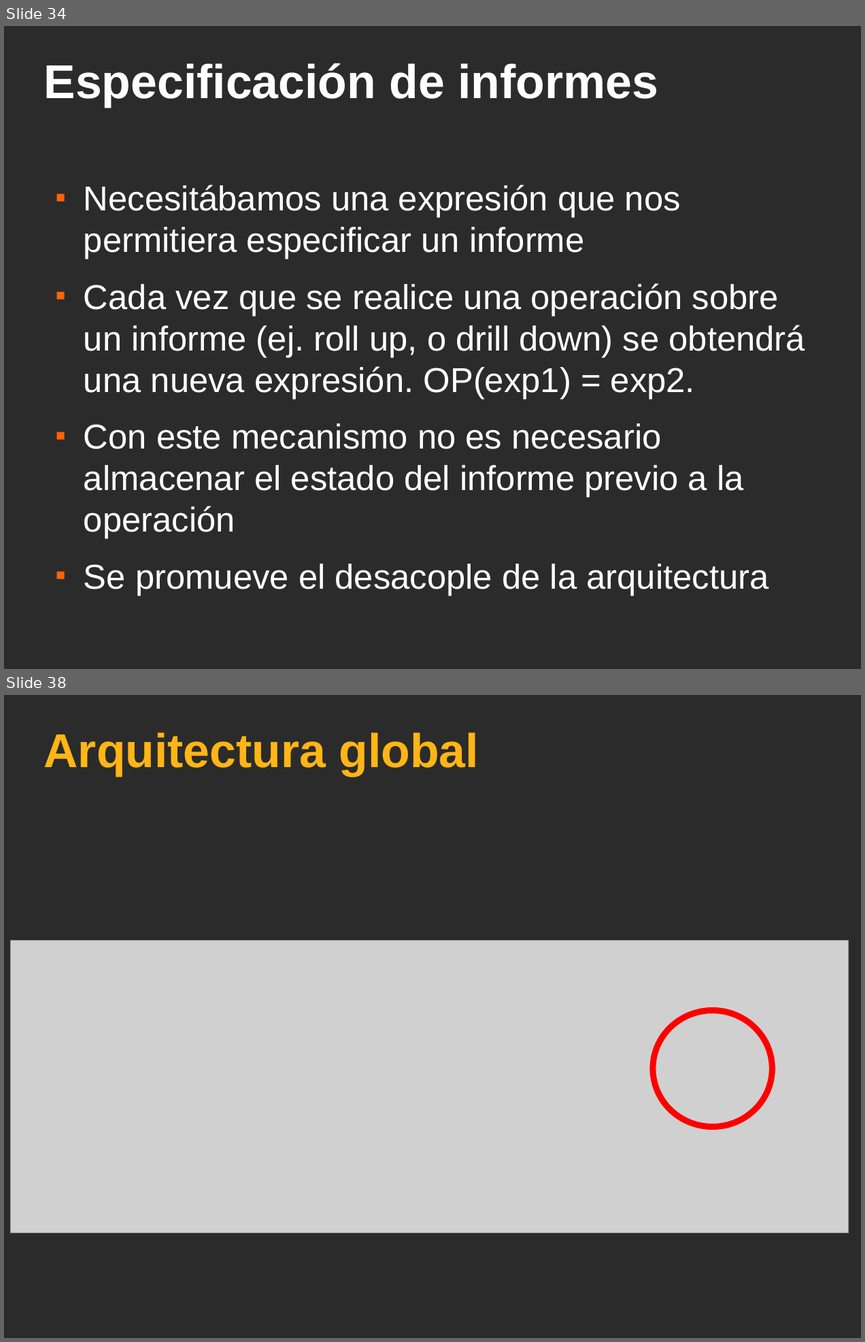
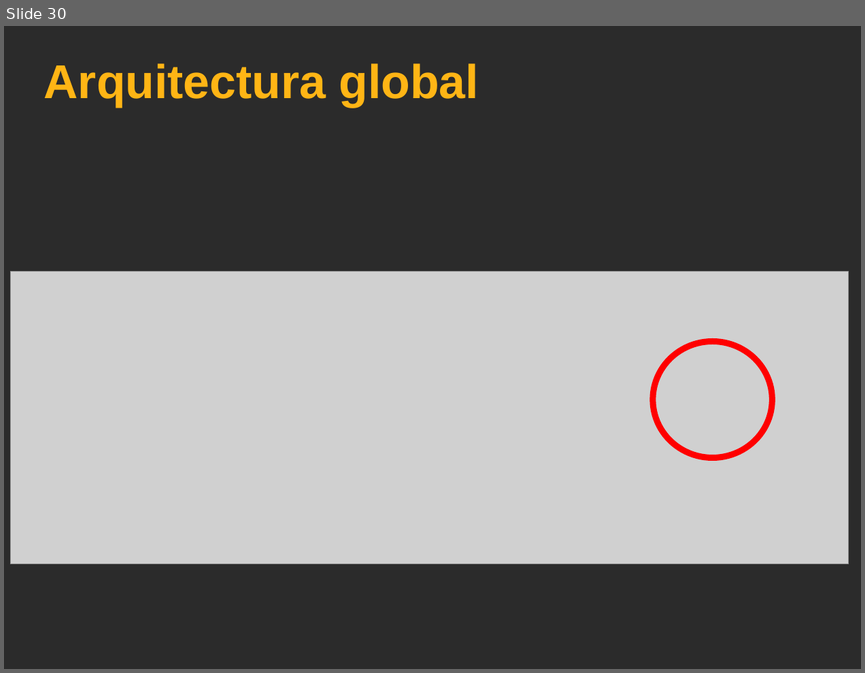
Before and after one commit to ervin45/proyectofinal, a slide deck: doc/material_para_la_catedra/presentacion_final/presentacion_final.odp. Shown one above the other, each under a label of ours: slides 34 and 38 before the commit, slide 30 after it; the slides between them are not shown. The pictures are 865x1342 and 865x673 pixels, drawn with LibreOffice and Linux fonts; fonts in the diff are those of the drawing; grey boxes stand for pictures; background and template pictures are left out; a plain dark background stands for a picture behind light text. Boxes give left, top, right and bottom in pixels: in the first picture for what was removed or moved away, otherwise in the second. Text is boxed around its words. In the diff, an @@ line names an element or a change of style, - is before the commit and + after.

```diff
--- a/doc/material_para_la_catedra/presentacion_final/presentacion_final.odp
+++ b/doc/material_para_la_catedra/presentacion_final/presentacion_final.odp
@@ slide 34 removed at [4, 26, 861, 669], background picture (left out) @@
@@ title removed at [44, 63, 658, 108] @@
-Especificación de informes
@@ text removed at [84, 184, 805, 595] @@
-■ Necesitábamos una expresión que nos permitiera especificar un informe
-■ Cada vez que se realice una operación sobre un informe (ej. roll up, o drill down) se obtendrá una nueva expresión. OP(exp1) = exp2.
-■ Con este mecanismo no es necesario almacenar el estado del informe previo a la operación
-■ Se promueve el desacople de la arquitectura
@@ what was slide 38 is now slide 30 @@
```
Also in this commit, not shown: 4 slides changed, 7 other slides removed.
